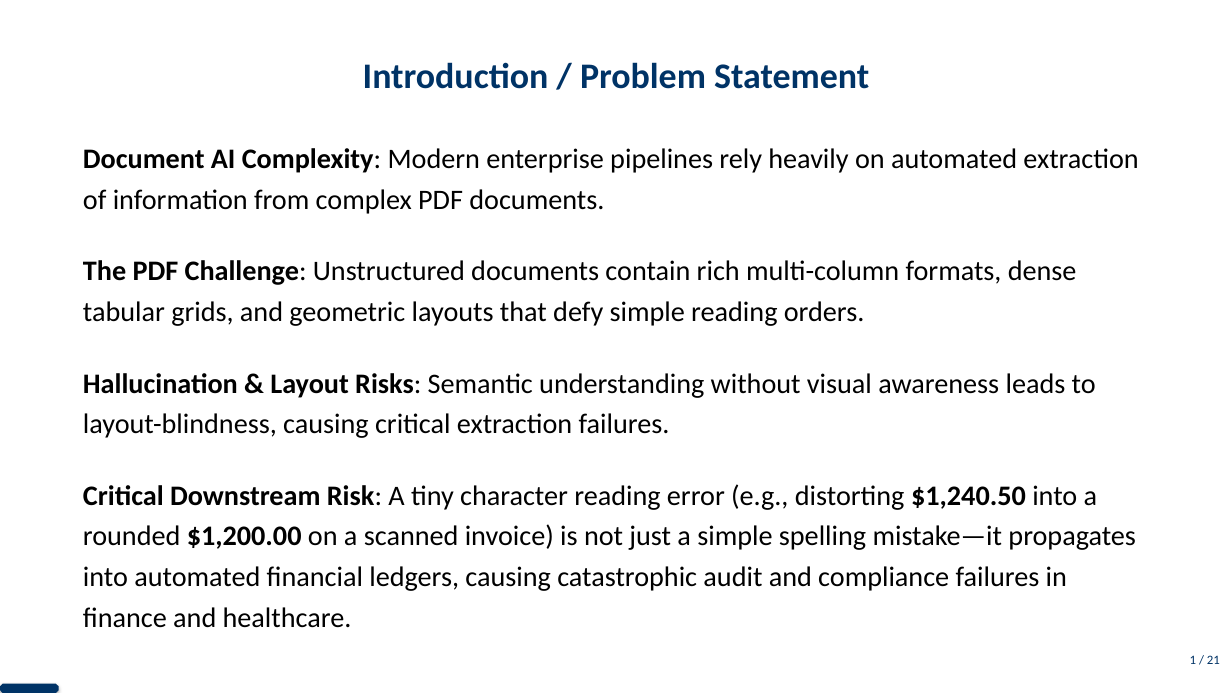
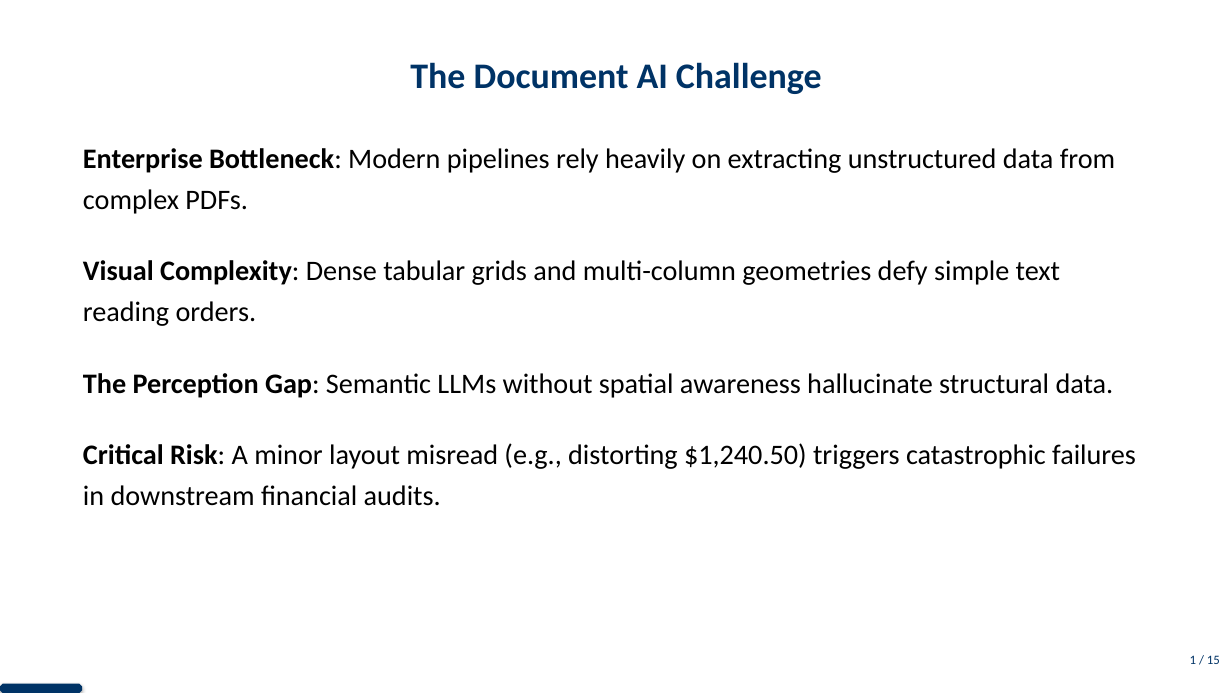
Before and after one commit to DESMOND135/DOCVQA-RAG-PERCEPTION-BENCHMARK, a slide deck: slide 2 of MAIN/presentation/presentation.pptx. Drawn at 1232x693 pixels with LibreOffice and Linux fonts; fonts in the diff are those of the drawing. Boxes give left, top, right and bottom in pixels: in the first picture for what was removed or moved away, otherwise in the second. Text is boxed around its words. In the diff, an @@ line names an element or a change of style, - is before the commit and + after.

Commit message:
Final Submission: Clean project version 01, PDFs, and codebase

```diff
--- a/MAIN/presentation/presentation.pptx
+++ b/MAIN/presentation/presentation.pptx
@@ title at (410, 62, 822, 94): text changed @@
-Introduction / Problem Statement
+The Document AI Challenge
@@ text at (83, 148, 1136, 506): text changed @@
-Document AI Complexity: Modern enterprise pipelines rely heavily on automated extraction of information from complex PDF documents.
-The PDF Challenge: Unstructured documents contain rich multi-column formats, dense tabular grids, and geometric layouts that defy simple reading orders.
-Hallucination & Layout Risks: Semantic understanding without visual awareness leads to layout-blindness, causing critical extraction failures.
-Critical Downstream Risk: A tiny character reading error (e.g., distorting $1,240.50 into a rounded $1,200.00 on a scanned invoice) is not just a simple spelling mistake—it propagates into automated financial ledgers, causing catastrophic audit and compliance failures in finance and healthcare.
+Enterprise Bottleneck: Modern pipelines rely heavily on extracting unstructured data from complex PDFs.
+Visual Complexity: Dense tabular grids and multi-column geometries defy simple text reading orders.
+The Perception Gap: Semantic LLMs without spatial awareness hallucinate structural data.
+Critical Risk: A minor layout misread (e.g., distorting $1,240.50) triggers catastrophic failures in downstream financial audits.
@@ text at (1190, 655, 1220, 664): text changed @@
-1 / 21
+1 / 15
@@ octagon: place and size @@
-octagon at (0, 684, 58, 693)
+octagon at (0, 684, 82, 693)
```
Also in this commit, not shown: 12 other slides changed, 1 slide added, 7 slides removed, 23 other files.
